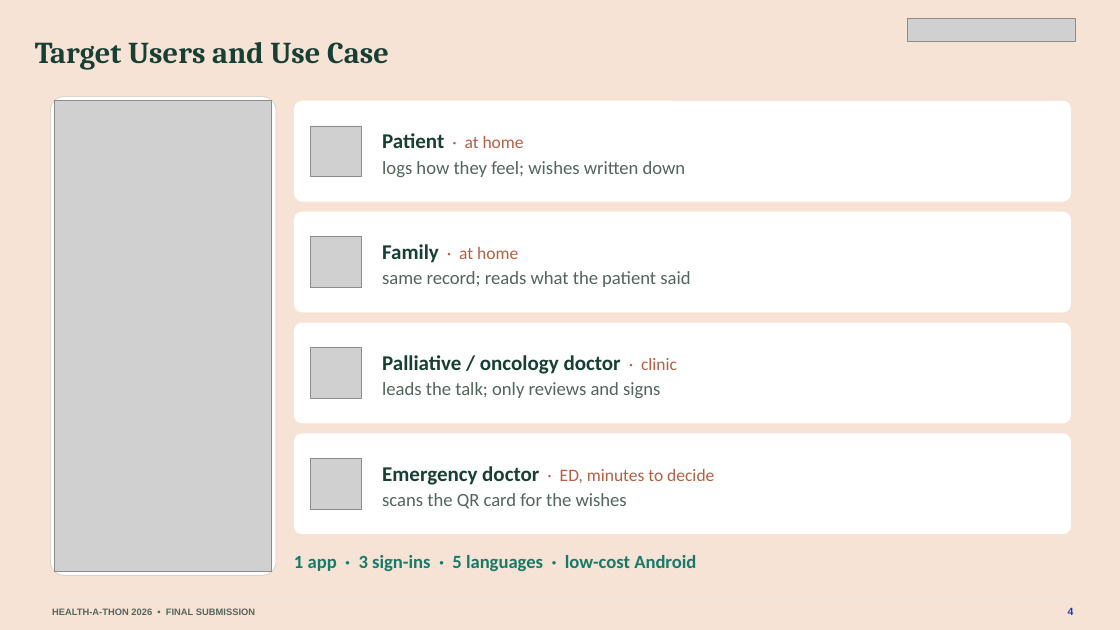
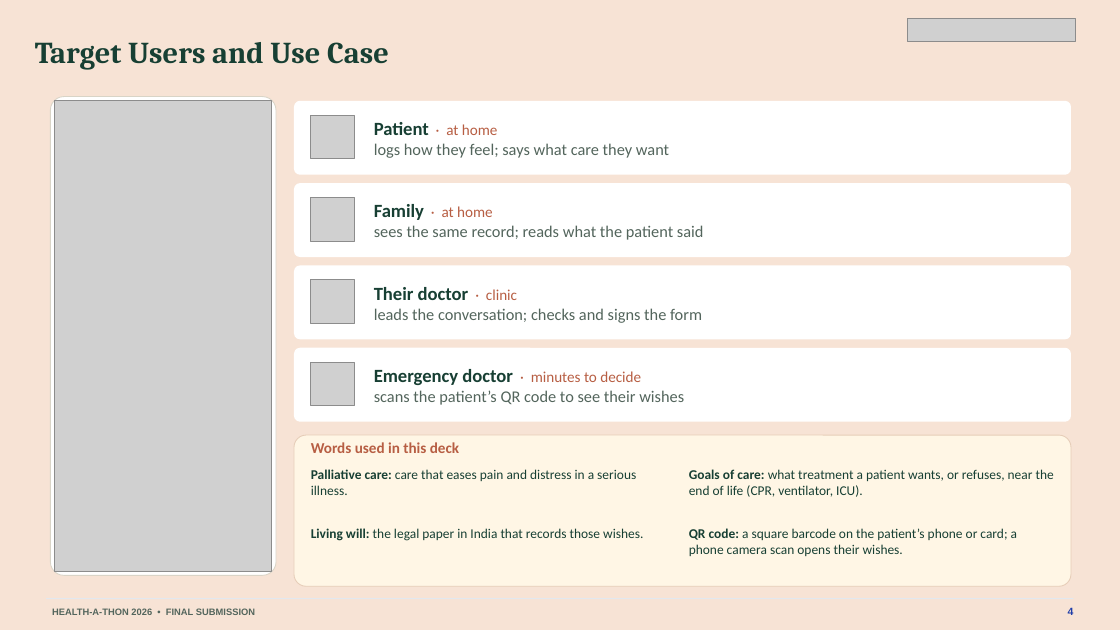
Before and after one commit to basithladdu/healthathon, a slide deck: slide 4 of output/final-submission/Sahara-Final-Presentation.pptx. Drawn at 1120x630 pixels with LibreOffice and Linux fonts; fonts in the diff are those of the drawing; grey boxes stand for pictures. Boxes give left, top, right and bottom in pixels: in the first picture for what was removed or moved away, otherwise in the second. Text is boxed around its words. In the diff, an @@ line names an element or a change of style, - is before the commit and + after.

```diff
--- a/output/final-submission/Sahara-Final-Presentation.pptx
+++ b/output/final-submission/Sahara-Final-Presentation.pptx
@@ rounded rectangle: place and size @@
-rounded rectangle at [294,101,1071,202]
+rounded rectangle at [294,101,1071,175]
@@ picture: place and size @@
-picture at [311,126,361,176]
+picture at [311,115,355,159]
@@ text "Patient · at home": place and size @@
-text "Patient · at home" at [382,133,686,177]
+text "Patient · at home" at [374,122,669,158]
@@ text at [374,143,669,158]: text changed; size 16 to 14 pt @@
-logs how they feel; wishes written down
+logs how they feel; says what care they want
@@ text at [374,122,498,135]: size 18 to 16 pt in "Patient"; size 15 to 13 pt in "· at home"; less space between paragraphs @@
@@ rounded rectangle: place and size @@
-rounded rectangle at [294,212,1071,313]
+rounded rectangle at [294,183,1071,257]
@@ picture: place and size @@
-picture at [311,237,361,287]
+picture at [311,197,355,241]
@@ text at [374,204,493,220]: size 18 to 16 pt in "Family"; size 15 to 13 pt in "· at home"; less space between paragraphs @@
@@ text "Family · at home": place and size @@
-text "Family · at home" at [382,244,690,287]
+text "Family · at home" at [374,204,704,240]
@@ text at [374,225,704,240]: text changed; size 16 to 14 pt @@
-same record; reads what the patient said
+sees the same record; reads what the patient said
@@ rounded rectangle: place and size @@
-rounded rectangle at [294,323,1071,423]
+rounded rectangle at [294,266,1071,339]
@@ picture: place and size @@
-picture at [311,348,361,398]
+picture at [311,280,355,323]
@@ text at [374,287,702,323]: text changed; size 16 to 14 pt @@
-Palliative / oncology doctor · clinic
-leads the talk; only reviews and signs
+Their doctor · clinic
+leads the conversation; checks and signs the form
@@ rounded rectangle: place and size @@
-rounded rectangle at [294,434,1071,534]
+rounded rectangle at [294,348,1071,422]
@@ picture: place and size @@
-picture at [311,459,361,509]
+picture at [311,362,355,406]
@@ text at [374,369,684,405]: text changed; size 16 to 14 pt @@
-Emergency doctor · ED, minutes to decide
-scans the QR card for the wishes
+Emergency doctor · minutes to decide
+scans the patient’s QR code to see their wishes
@@ rounded rectangle added at [294,435,1071,586], fill #FFF6E5, outline #E6CDB8 0.75 pt @@
@@ text added at [311,442,459,453], 13 pt, text #B75E43, bold @@
+Words used in this deck
@@ text added at [311,469,636,495], 11.5 pt, text #173F33 @@
+Palliative care: care that eases pain and distress in a serious illness.
@@ text added at [689,469,1054,497], 11.5 pt, text #173F33 @@
+Goals of care: what treatment a patient wants, or refuses, near the end of life (CPR, ventilator, ICU).
@@ text added at [311,528,643,541], 11.5 pt, text #173F33 @@
+Living will: the legal paper in India that records those wishes.
@@ text added at [689,528,1017,556], 11.5 pt, text #173F33 @@
+QR code: a square barcode on the patient’s phone or card; a phone camera scan opens their wishes.
@@ text removed at [294,555,696,571] @@
-1 app · 3 sign-ins · 5 languages · low-cost Android
```
Also in this commit, not shown: 12 other slides changed, 8 other files.
